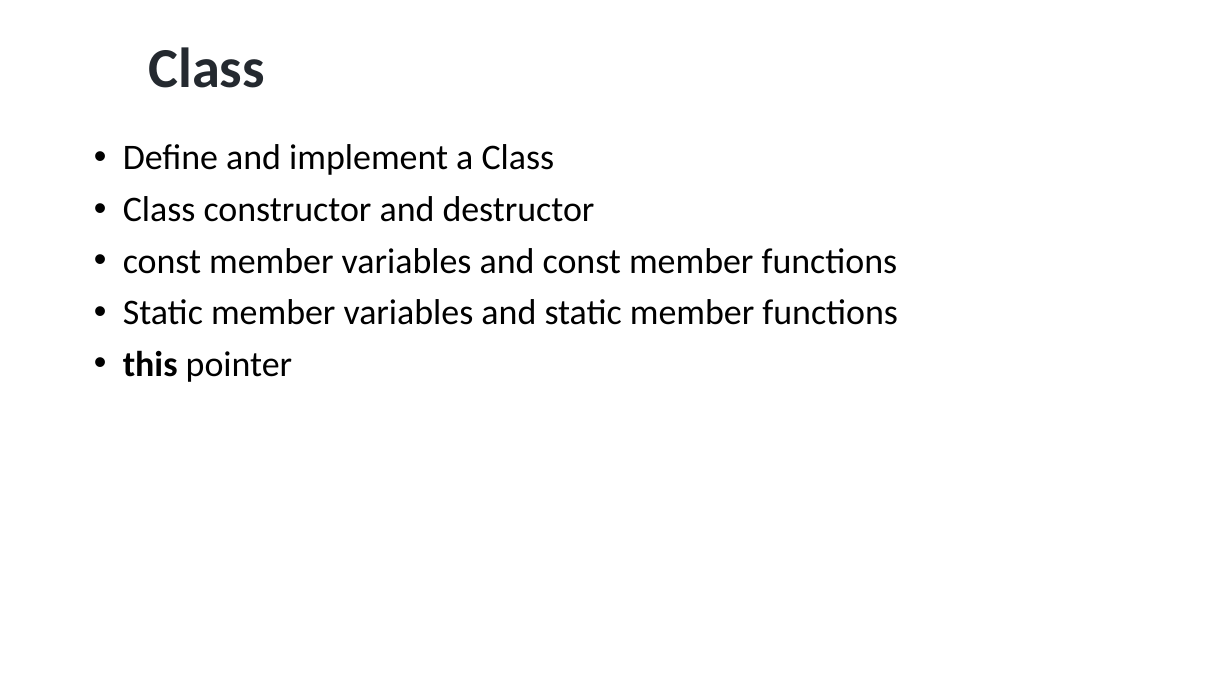
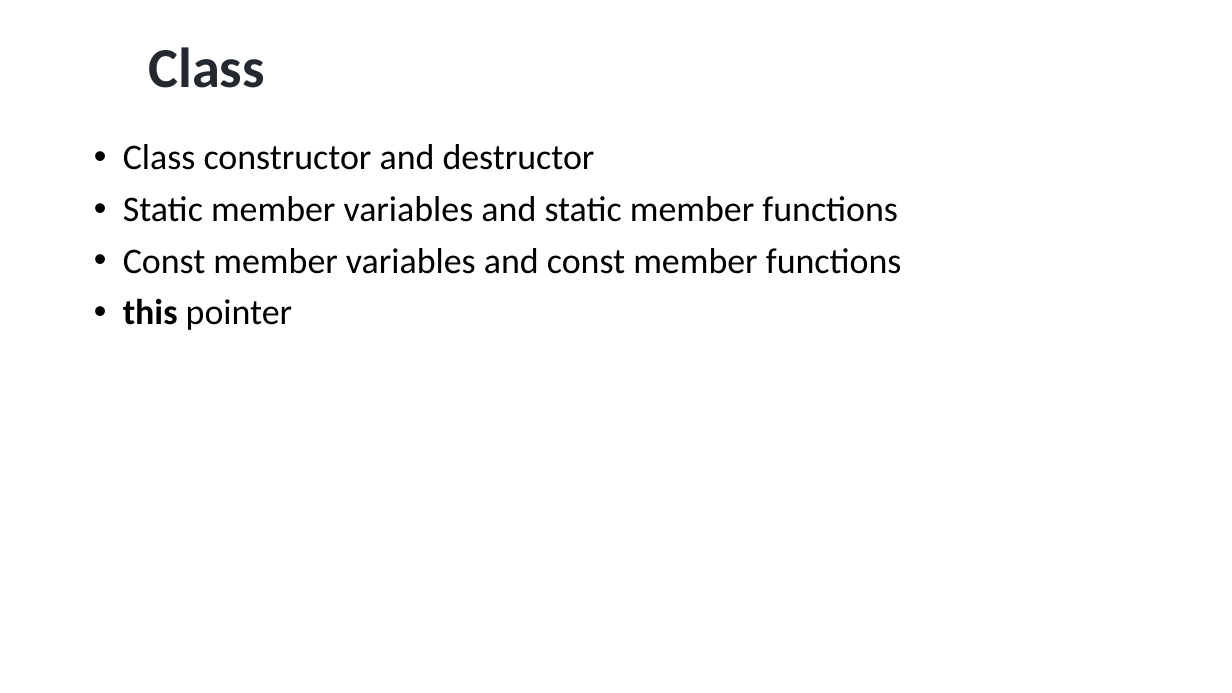
Before and after one commit to ShiqiYu/CPP, a slide deck: slide 2 of week09/Lab09.pptx. Drawn at 1232x693 pixels with LibreOffice and Linux fonts; fonts in the diff are those of the drawing; background and template pictures are left out. Boxes give left, top, right and bottom in pixels: in the first picture for what was removed or moved away, otherwise in the second. Text is boxed around its words. In the diff, an @@ line names an element or a change of style, - is before the commit and + after.

```diff
--- a/week09/Lab09.pptx
+++ b/week09/Lab09.pptx
@@ text at (123,144,555,175): paragraph removed @@
-• Define and implement a Class
@@ text at (123,248,898,274): paragraph removed @@
-• const member variables and const member functions
@@ text at (123,248,902,274): paragraph added @@
+• Const member variables and const member functions
```
Also in this commit, not shown: 14 other slides changed, 2 slides added, 2 slides removed, 1 other file.
